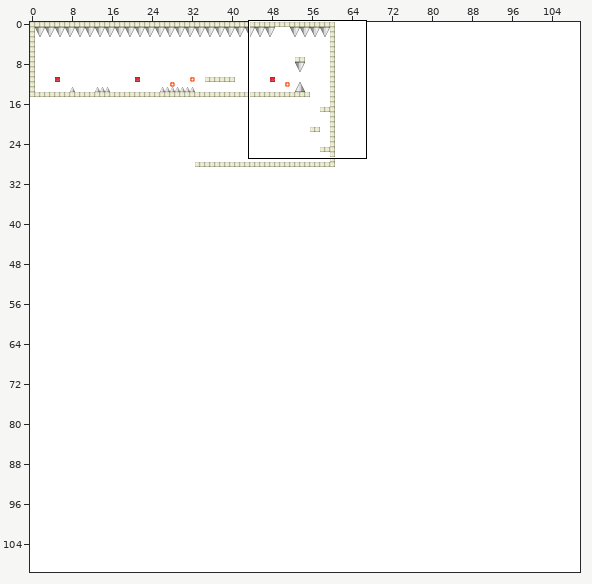
One commit to this Tiled map: android/assets/gamemap.tmx. Above: a wide view before the commit, with the close-up outlined.
Close-up. First the earlier version:
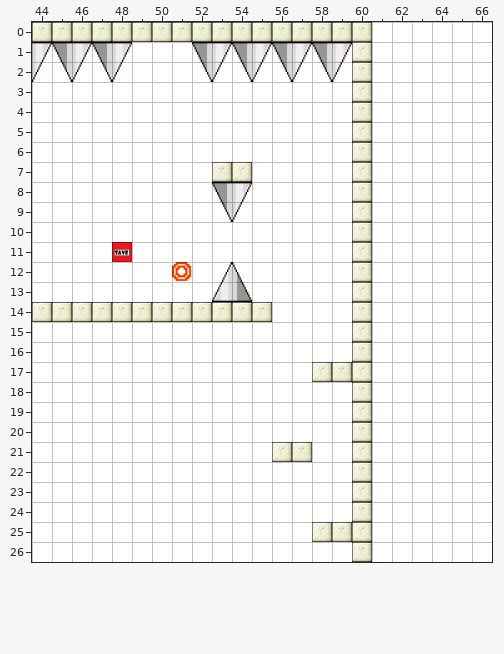
Cells are 64x64 px. Shown: x 44..66, y 0..26. The commit also changed other parts of the map, which this record leaves out.
The same view after the edit:
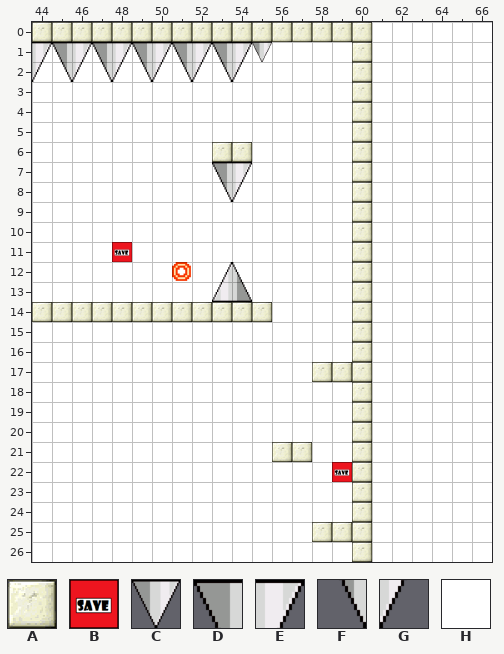
Key: from "tileset": A 0, B 6, C 14, D 22, E 23, F 24, G 25, H 30.
_ is an empty cell.
Tiles replaced or removed in this view: A, D, E, F, G, H.
Difference:
Changed rows in their new state; . is an unchanged cell.
Layer "graphics":
first column x 49:
 1 DEDEDEC____
 2 FGFGFG_____
first column x 53:
 6 AA
 7 DE
 8 FG
 9 __
first column x 59:
22 B
